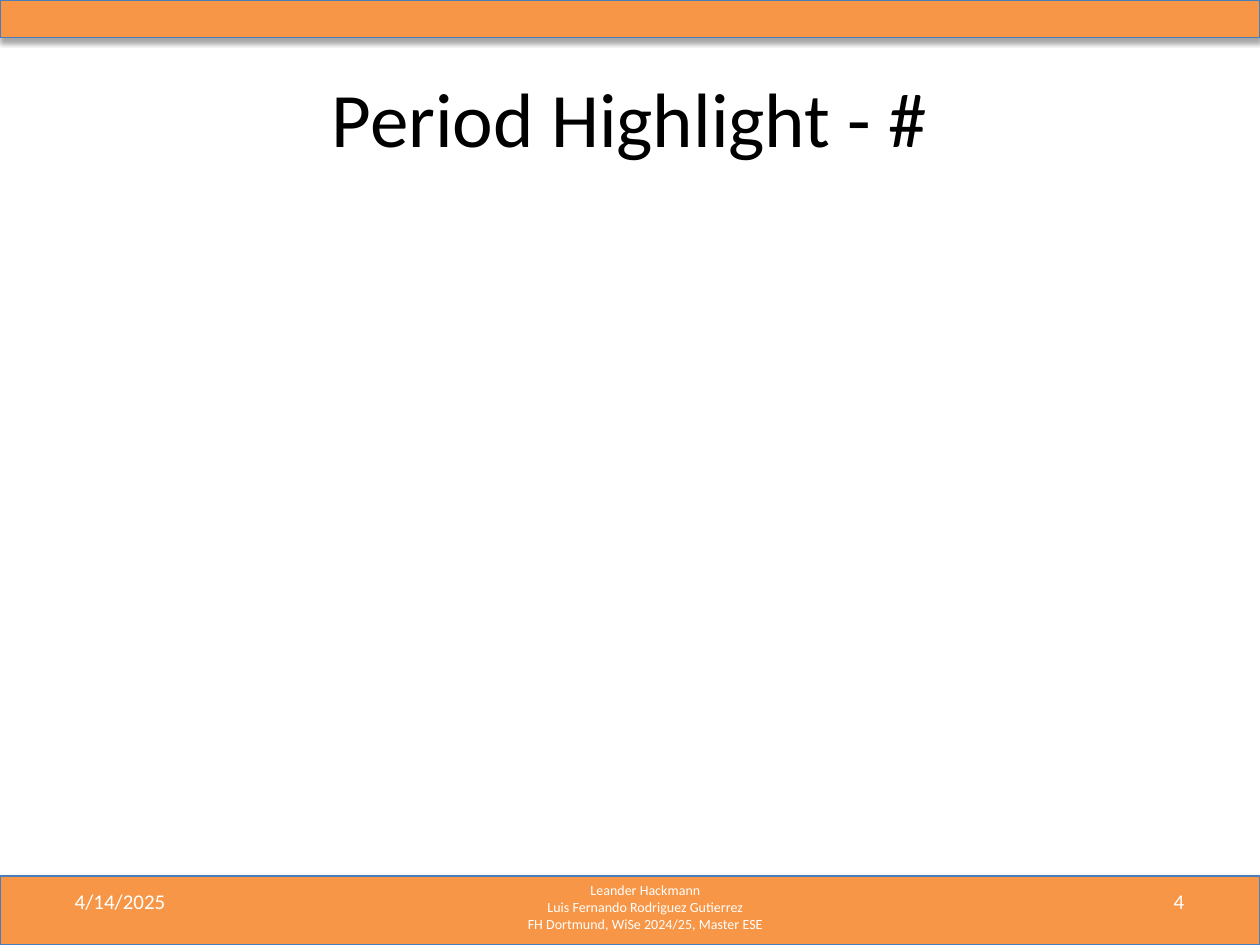
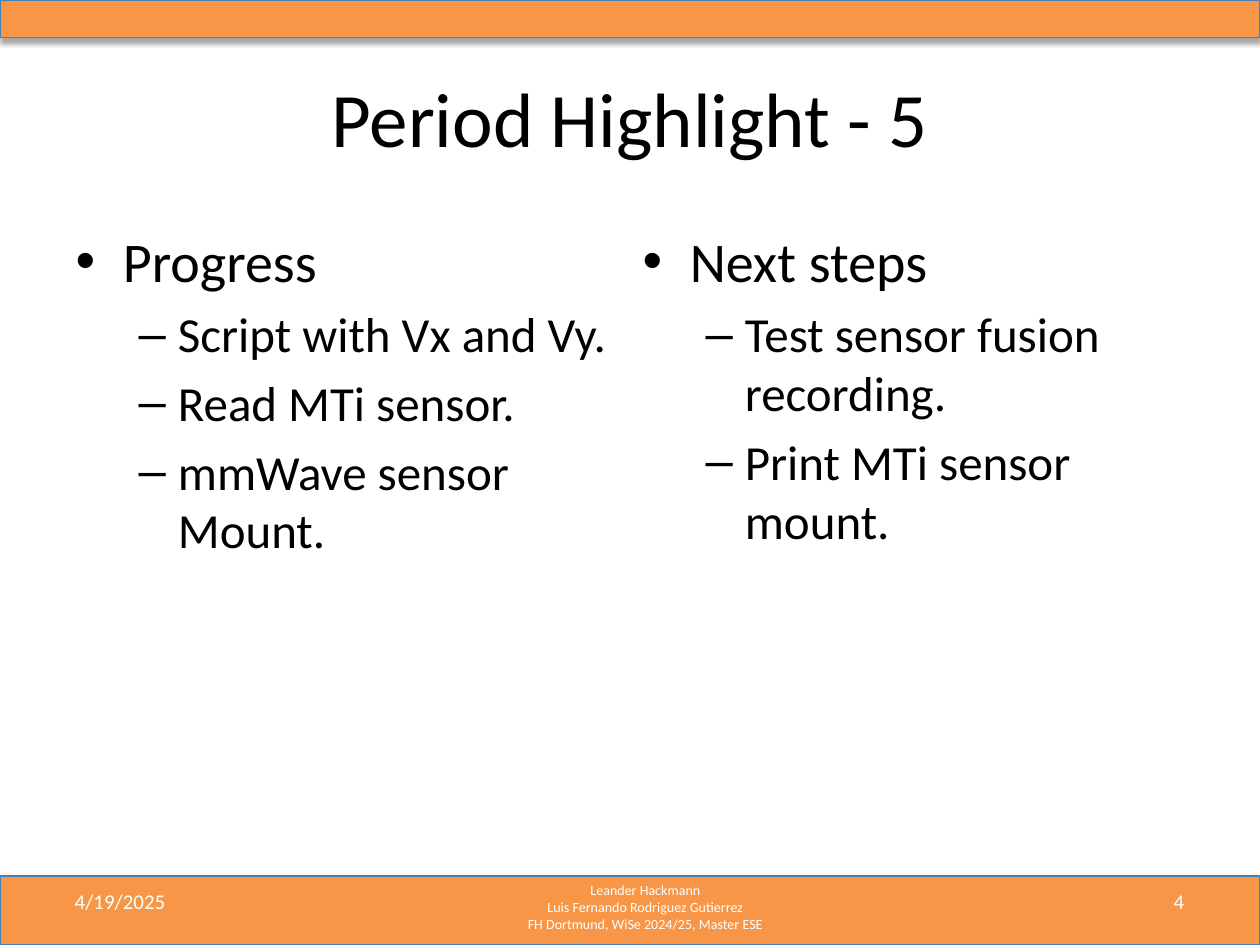
Before and after one commit to LF-RoGu/ResearchProject, a slide deck: slide 4 of 06_PresentationUpdates/mmWave_Radar_Presentation.pptx. Drawn at 1260x945 pixels with LibreOffice and Linux fonts; fonts in the diff are those of the drawing. Boxes give left, top, right and bottom in pixels: in the first picture for what was removed or moved away, otherwise in the second. Text is boxed around its words. In the diff, an @@ line names an element or a change of style, - is before the commit and + after.

```diff
--- a/06_PresentationUpdates/mmWave_Radar_Presentation.pptx
+++ b/06_PresentationUpdates/mmWave_Radar_Presentation.pptx
@@ title at <box>332,93,927,161</box>: text changed @@
-Period Highlight - #
+Period Highlight - 5
@@ text added at <box>123,246,606,549</box>, 28 pt, text #000000 @@
+• Progress
+  – Script with Vx and Vy.
+  – Read MTi sensor.
+  – mmWave sensor Mount.
@@ text added at <box>690,246,1100,540</box>, 28 pt, text #000000 @@
+• Next steps
+  – Test sensor fusion recording.
+  – Print MTi sensor mount.
@@ text at <box>75,894,166,910</box>: text changed @@
-4/14/2025
+4/19/2025
```
Also in this commit, not shown: 6 other slides changed, 1 slide added, 4 other files.
